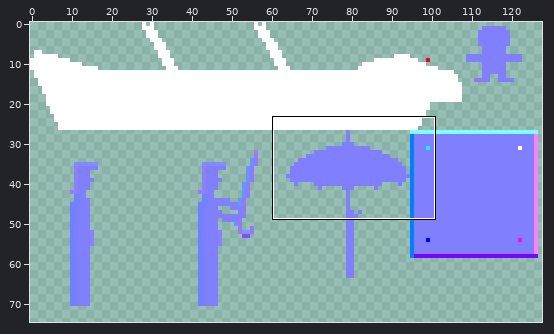
Two states of a sprite sheet, resource/tiles_atlas_0_normal.png. The first picture is a wide view before the edit; the outline marks the close-up.
Close-up. As it was:
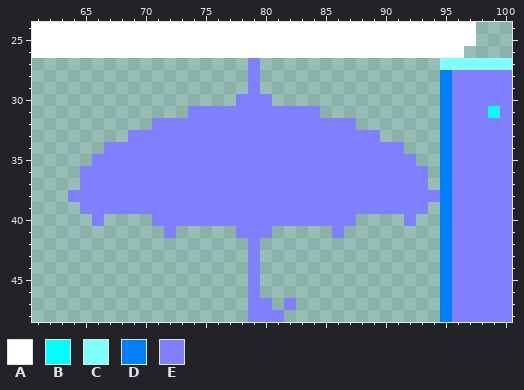
The file is 128x128 pixels. Pixels under 10% opacity are left out. Colours within 5 levels of each other are drawn and written as one. Shown: x 61..100, y 24..48. The wide view leaves out empty margins.
Palette (. is transparent): A #ffffff  B #00ffff  C #80ffff  D #0080ff  E #8080ff
Pixels before, first column x 61:
24 AAAAAAAAAAAAAAAAAAAAAAAAAAAAAAAAAAAAA...
25 AAAAAAAAAAAAAAAAAAAAAAAAAAAAAAAAAAAAA...
26 AAAAAAAAAAAAAAAAAAAAAAAAAAAAAAAAAAAA....
27 ..................E...............CCCCCC
28 ..................E...............DEEEEE
29 ..................E...............DEEEEE
30 .................EEE..............DEEEEE
31 .............EEEEEEEEEEE..........DEEEBE
32 ..........EEEEEEEEEEEEEEEEE.......DEEEEE
33 ........EEEEEEEEEEEEEEEEEEEEE.....DEEEEE
34 ......EEEEEEEEEEEEEEEEEEEEEEEEE...DEEEEE
35 .....EEEEEEEEEEEEEEEEEEEEEEEEEEE..DEEEEE
36 ....EEEEEEEEEEEEEEEEEEEEEEEEEEEEE.DEEEEE
37 ....EEEEEEEEEEEEEEEEEEEEEEEEEEEEE.DEEEEE
38 ...EEEEEEEEEEEEEEEEEEEEEEEEEEEEEEEDEEEEE
39 ....EEEEEEEEEEEEEEEEEEEEEEEEEEEEE.DEEEEE
40 .....E....EEEEEEEEEEEEEEEEE....E..DEEEEE
41 ...........E.....EEE.....E........DEEEEE
42 ..................E...............DEEEEE
43 ..................E...............DEEEEE
44 ..................E...............DEEEEE
45 ..................E...............DEEEEE
46 ..................E...............DEEEEE
47 ..................EE.E............DEEEEE
48 ..................EEE.............DEEEEE
Once edited:
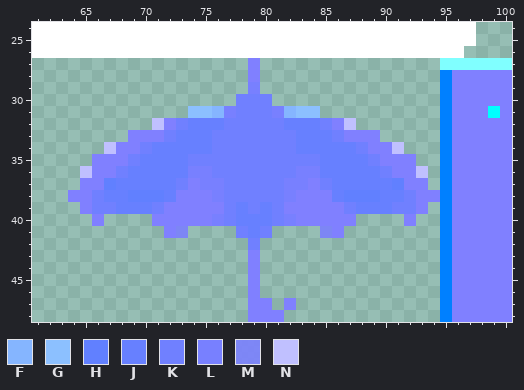
Colours new in this view: F #85b5ff  G #8cc0ff  H #6180ff  J #6780ff  K #7080ff  L #7880ff  M #7b80ffe1  N #c0c0ff
Difference:
Changed rows in their new state; - is an unchanged pixel.
first column x 65:
29 --------------L--------------
30 -------------KKK-------------
31 ---------GGFLKKKLFGG---------
32 ------N-KJJJKKKKKJJJK-N------
33 -------KJJJKKKKKKKJJJK-------
34 --N--KJJJJJKKKKKKKJJJJJK--N--
35 ----KJJJJKKKKKKKKKKKJJJJK----
36 N--KJJJJJLLKKKKKKKLLJJJJJK--N
37 --HJJJJJK-LLKKKKKLL-KJJJJJH--
38 -KJJHHHJ---LKKKKKL---JHHHJJK-
39 -KKJJJK-----KJKJK-----KJJJKK-
40 -----------LKJJJKL-----------
41 --------M----KJK----M--------
42 --------------K--------------
Boxes around the changes in both close-ups, in picture pixels (x1, y1, x2, y2):
changed: (80, 82, 428, 250)
